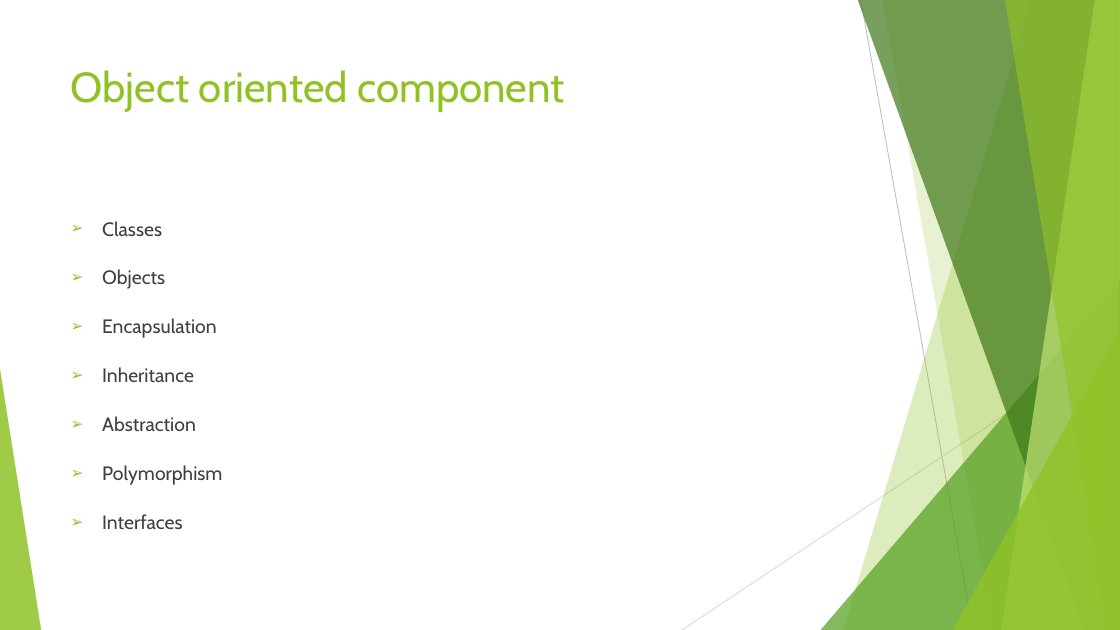
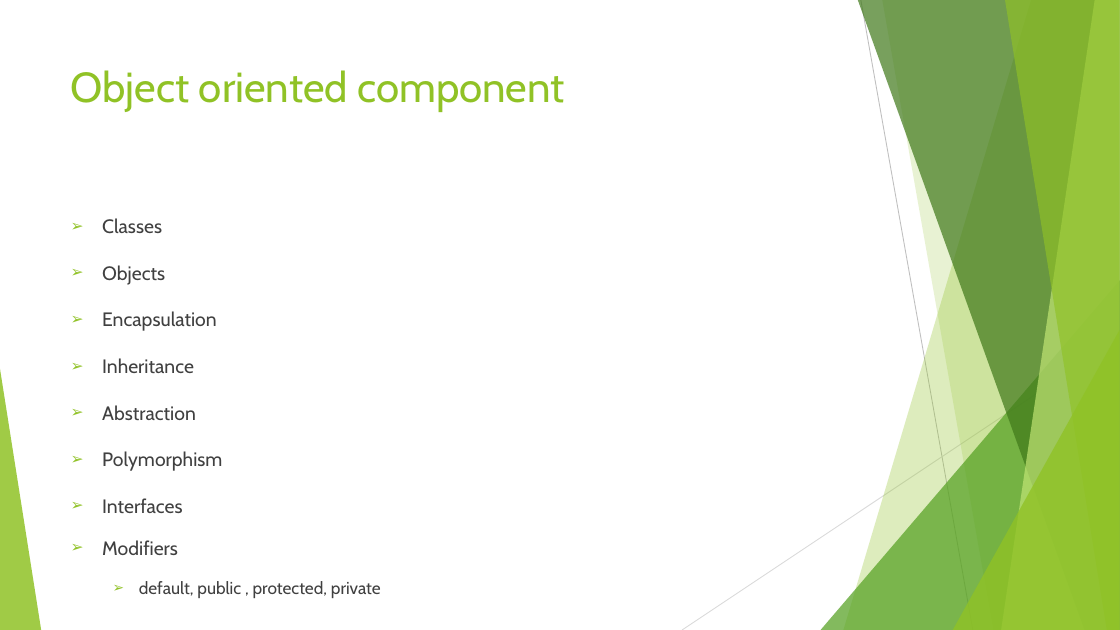
Before and after one commit to adhamkhwaldeh/newAndroidCourse, a slide deck: slide 7 of Presentations/01-JavaAndOutLines.pptx. Drawn at 1120x630 pixels with LibreOffice and Linux fonts; fonts in the diff are those of the drawing. Boxes give left, top, right and bottom in pixels: in the first picture for what was removed or moved away, otherwise in the second. Text is boxed around its words. In the diff, an @@ line names an element or a change of style, - is before the commit and + after.

```diff
--- a/Presentations/01-JavaAndOutLines.pptx
+++ b/Presentations/01-JavaAndOutLines.pptx
@@ text at (102, 218, 222, 513): line spacing 1.6 to 1.5 @@
@@ text at (102, 540, 381, 598): paragraphs added @@
+➢ Modifiers
+  ➢ default, public , protected, private
```
Also in this commit, not shown: 2 other slides changed, 4 other files.
